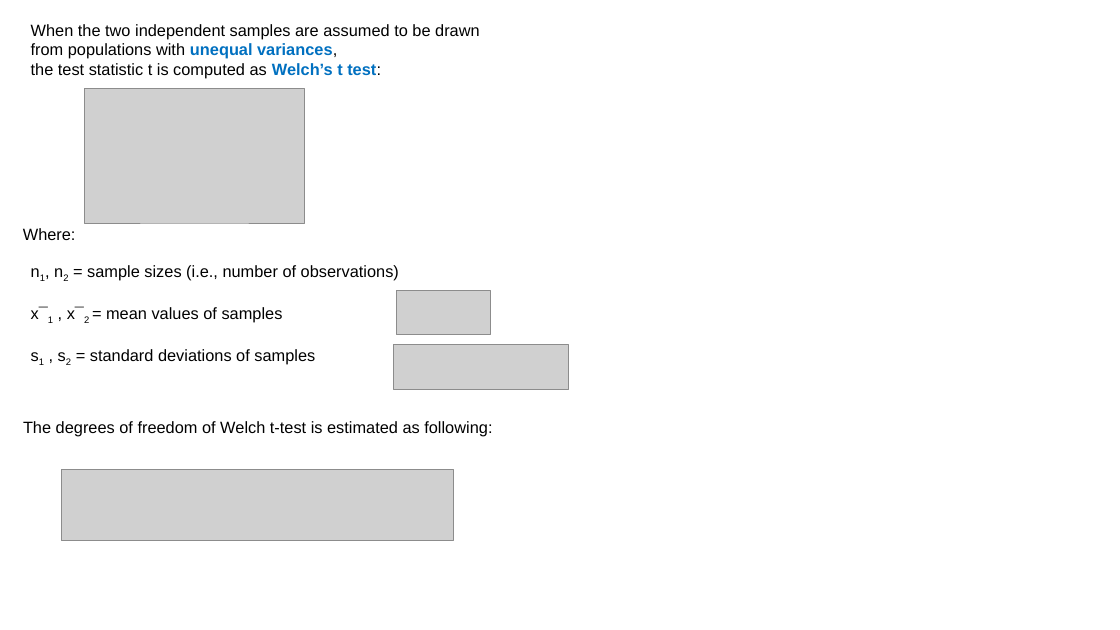
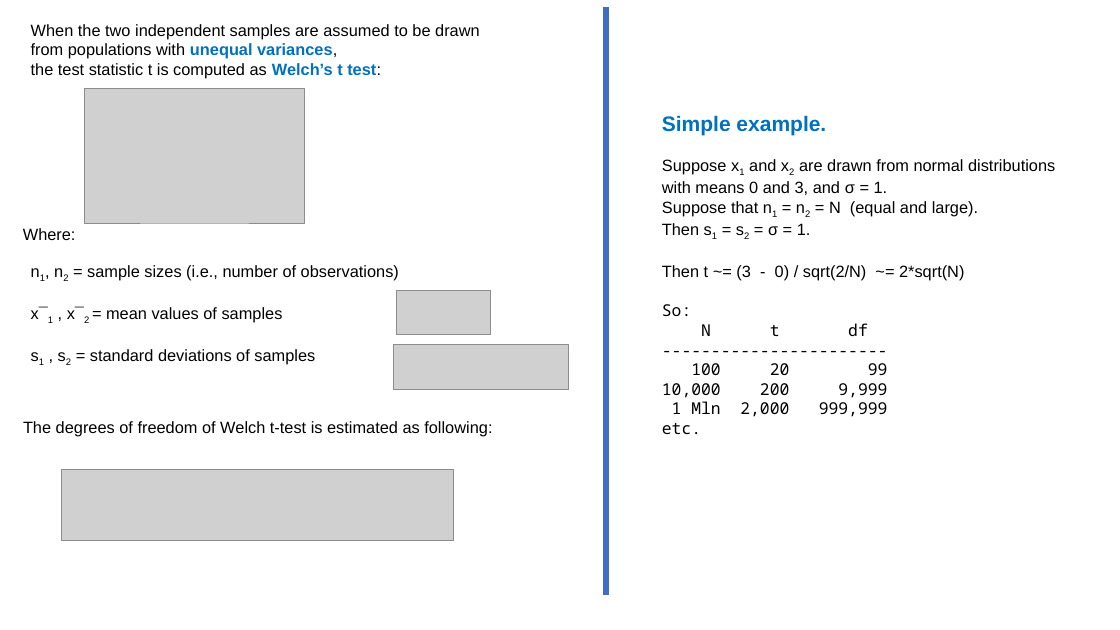
Before and after one commit to lselector/ml_ai_doc, a slide deck: slide 5 of statistics_07_t_distribution.pptx. Drawn at 1120x630 pixels with LibreOffice and Linux fonts; fonts in the diff are those of the drawing; grey boxes stand for pictures. Boxes give left, top, right and bottom in pixels: in the first picture for what was removed or moved away, otherwise in the second. Text is boxed around its words. In the diff, an @@ line names an element or a change of style, - is before the commit and + after.

Commit message:
added simple example

```diff
--- a/statistics_07_t_distribution.pptx
+++ b/statistics_07_t_distribution.pptx
@@ line added from (607, 8) to (607, 596), #3F6FC3 5 pt @@
@@ text added at <box>662,115,1055,434</box>, 14 pt, text #000000 @@
+Simple example.
+Suppose x1 and x2 are drawn from normal distributions
+with means 0 and 3, and σ = 1.
+Suppose that n1 = n2 = N (equal and large).
+Then s1 = s2 = σ = 1.
+Then t ~= (3 - 0) / sqrt(2/N) ~= 2*sqrt(N)
+So:
+N t df
+-----------------------
+100 20 99
+10,000 200 9,999
+1 Mln 2,000 999,999
+etc.
```
Also in this commit, not shown: 1 other file.
